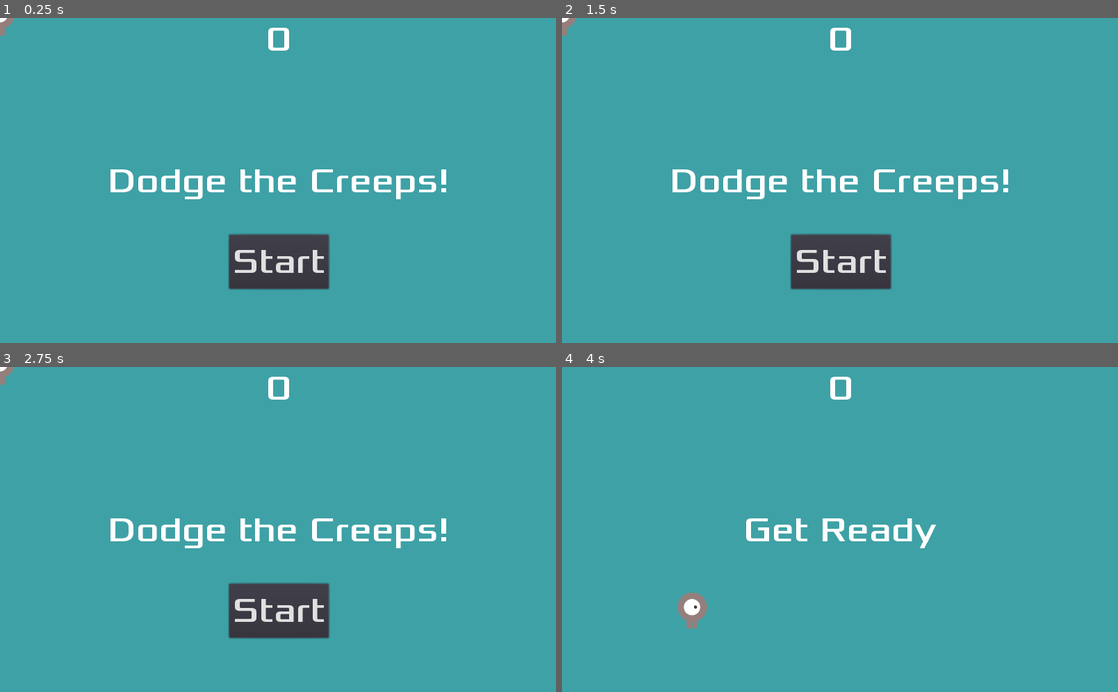
Above: before the commit, frames 1-4 (two rows, left to right).
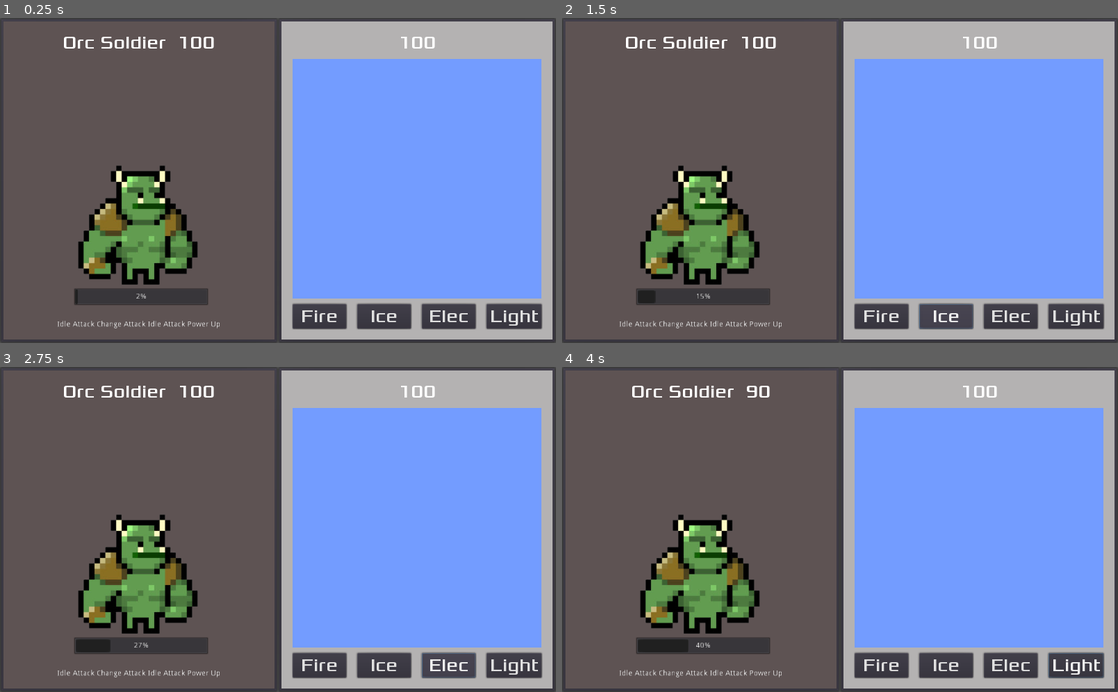
Above: after the commit, the same moments.

Repository: AndrewWilkinson88/LudumDare51
Game: Godot game, scene res://BattleScene.tscn
Two runs of this game, one before a commit and one after it. Both use one fixed random seed, a clock stepped at 60 frames per second and the inputs below. Before the commit the project starts from res://Main.tscn.
Inputs (mouse positions are in pixels of both pictures, inside the frame that each line leads up to):
- Up to frame 1 (0.25 s): no input
- Up to frame 2 (1.5 s): click (878, 317) at 0.5 s, where only the run after the commit has a clickable "Fire"; click (945, 317) at 1.25 s, where only the run after the commit has a clickable "Ice"
- Up to frame 3 (2.75 s): click (450, 666) at 2 s, where only the run after the commit has a clickable "Elec"
- Up to frame 4 (4 s): click (1073, 666) at 2.75 s, where only the run after the commit has a clickable "Light"; click (840, 610) at 3.5 s, where only the run before the commit has a clickable "Start"

The runs differ from the first frame. In frame 1, 100% of the frame differs, in the area x 0-100%, y 0-100%; in frame 2, 100%; in frame 3, 100%; in frame 4, 100%.

Commit message:
Added My Encounter Scene and Monster

Diff:
--- /dev/null
+++ b/BattleScene.gd
@@ -0,0 +1,82 @@
+extends Node
+export (PackedScene) var monster_scene
+enum action_type {ACTION_ATTACK, ACTION_IDLE, ACTION_POWERUP, ACTION_CHANGE_ATTACK, ACTION_CHANGE_WEAKNESS}
+enum attack_type {ATTACK_FIRE, ATTACK_AIR, ATTACK_ICE, ATTACK_PHYSICAL}
+enum weakness_type {WEAKNESS_FIRE, WEAKNESS_AIR, WEAKNESS_ICE, WEAKNESS_LIGHT}
+
+var player_health
+var current_monster: Sprite
+var sprite_container
+var player_health_text
+var monster_health_text
+var monster_actions
+var monster_init
+
+signal player_attack
+
+# Called when the node enters the scene tree for the first time.
+func _ready():
+	player_health = 100
+	sprite_container = $PanelContainer/MarginContainer/GridContainer/SpriteContainer
+	monster_health_text = $PanelContainer/MarginContainer/GridContainer/MonsterName/MonsterHealth
+	player_health_text = $PlayerSide/PlayerMargins/PlayerLayout/PlayerHealth
+	monster_actions = $PanelContainer/MarginContainer/GridContainer/MonsterActions
+	current_monster = monster_scene.instance()
+
+	sprite_container.add_child(current_monster)
+	var sprite_rect = sprite_container.get_rect()
+	current_monster.position.x = sprite_container.rect_position.x + sprite_rect.size.x / 2
+	current_monster.position.y = sprite_container.rect_position.y + sprite_rect.size.y / 2
+	self.connect("player_attack", current_monster, "take_damage")
+	current_monster.connect("monster_attack", self, "player_take_damage")
+	current_monster.connect("monster_queue_change", self, "update_monster_queue")
+	current_monster.init_monster()
+	pass # Replace with function body.
+
+func _process(delta):
+	monster_health_text.text = str(current_monster.remaining_health)
+	player_health_text.text = str(player_health)
+	pass
+
+func player_take_damage(damage):
+	player_health -= damage
+	pass
+
+func update_monster_queue(action_queue):
+	for n in monster_actions.get_children():
+		monster_actions.remove_child(n)
+		n.queue_free()
+
+	for x in action_queue:
+		var label = Label.new()
+		label.align = Label.ALIGN_CENTER
+		label.align = Label.VALIGN_BOTTOM
+		match(x):
+			action_type.ACTION_IDLE:
+				label.text = "Idle"
+			action_type.ACTION_ATTACK:
+				label.text = "Attack"
+			action_type.ACTION_CHANGE_WEAKNESS:
+				label.text = "Change Defense"
+			action_type.ACTION_CHANGE_ATTACK:
+				label.text = "Change Attack"
+			action_type.ACTION_POWERUP:
+				label.text = "Power Up"
+		monster_actions.add_child(label)
+	pass
+
+func _on_fire_complete():
+	emit_signal("player_attack", attack_type.ATTACK_FIRE, 10)
+	pass
+
+func _on_ice_complete():
+	emit_signal("player_attack", attack_type.ATTACK_ICE, 10)
+	pass
+
+func _on_air_complete():
+	emit_signal("player_attack", attack_type.ATTACK_AIR, 10)
+	pass
+
+func _on_light_complete():
+	emit_signal("player_attack", attack_type.ATTACK_PHYSICAL, 10)
+	pass
--- /dev/null
+++ b/BattleScene.tscn
@@ -0,0 +1,172 @@
+[gd_scene load_steps=5 format=2]
+
+[ext_resource path="res://fonts/Xolonium-Regular.ttf" type="DynamicFontData" id=1]
+[ext_resource path="res://Monster.tscn" type="PackedScene" id=2]
+[ext_resource path="res://BattleScene.gd" type="Script" id=3]
+
+[sub_resource type="DynamicFont" id=1]
+size = 32
+font_data = ExtResource( 1 )
+
+[node name="BattleScene" type="Node"]
+script = ExtResource( 3 )
+monster_scene = ExtResource( 2 )
+
+[node name="PlayerSide" type="PanelContainer" parent="."]
+anchor_left = 1.0
+anchor_right = 1.0
+anchor_bottom = 1.0
+margin_left = -512.0
+
+[node name="PlayerBG" type="ColorRect" parent="PlayerSide"]
+margin_left = 7.0
+margin_top = 7.0
+margin_right = 505.0
+margin_bottom = 593.0
+color = Color( 0.705882, 0.698039, 0.698039, 1 )
+
+[node name="PlayerMargins" type="MarginContainer" parent="PlayerSide"]
+margin_left = 7.0
+margin_top = 7.0
+margin_right = 505.0
+margin_bottom = 593.0
+custom_constants/margin_right = 20
+custom_constants/margin_top = 20
+custom_constants/margin_left = 20
+custom_constants/margin_bottom = 20
+
+[node name="PlayerLayout" type="GridContainer" parent="PlayerSide/PlayerMargins"]
+margin_left = 20.0
+margin_top = 20.0
+margin_right = 478.0
+margin_bottom = 566.0
+custom_constants/vseparation = 10
+custom_constants/hseparation = 10
+
+[node name="PlayerHealth" type="Label" parent="PlayerSide/PlayerMargins/PlayerLayout"]
+margin_right = 458.0
+margin_bottom = 39.0
+custom_fonts/font = SubResource( 1 )
+text = "100"
+align = 1
+valign = 1
+
+[node name="PicrossContainer" type="ColorRect" parent="PlayerSide/PlayerMargins/PlayerLayout"]
+margin_top = 49.0
+margin_right = 458.0
+margin_bottom = 491.0
+size_flags_vertical = 3
+color = Color( 0.45098, 0.611765, 1, 1 )
+
+[node name="Card Container" type="HBoxContainer" parent="PlayerSide/PlayerMargins/PlayerLayout"]
+margin_top = 501.0
+margin_right = 458.0
+margin_bottom = 546.0
+size_flags_horizontal = 3
+custom_constants/separation = 20
+alignment = 1
+__meta__ = {
+"_edit_group_": true
+}
+
+[node name="FireButton" type="Button" parent="PlayerSide/PlayerMargins/PlayerLayout/Card Container"]
+margin_right = 99.0
+margin_bottom = 45.0
+size_flags_horizontal = 3
+custom_fonts/font = SubResource( 1 )
+text = "Fire"
+
+[node name="IceButton" type="Button" parent="PlayerSide/PlayerMargins/PlayerLayout/Card Container"]
+margin_left = 119.0
+margin_right = 219.0
+margin_bottom = 45.0
+size_flags_horizontal = 3
+custom_fonts/font = SubResource( 1 )
+text = "Ice"
+
+[node name="AirButton" type="Button" parent="PlayerSide/PlayerMargins/PlayerLayout/Card Container"]
+margin_left = 239.0
+margin_right = 338.0
+margin_bottom = 45.0
+size_flags_horizontal = 3
+custom_fonts/font = SubResource( 1 )
+text = "Elec"
+
+[node name="LightButton" type="Button" parent="PlayerSide/PlayerMargins/PlayerLayout/Card Container"]
+margin_left = 358.0
+margin_right = 458.0
+margin_bottom = 45.0
+size_flags_horizontal = 3
+custom_fonts/font = SubResource( 1 )
+text = "Light"
+
+[node name="PanelContainer" type="PanelContainer" parent="."]
+anchor_bottom = 1.0
+margin_right = 512.0
+
+[node name="MonsterBG" type="ColorRect" parent="PanelContainer"]
+margin_left = 7.0
+margin_top = 7.0
+margin_right = 505.0
+margin_bottom = 593.0
+color = Color( 0.368627, 0.32549, 0.32549, 1 )
+
+[node name="MarginContainer" type="MarginContainer" parent="PanelContainer"]
+margin_left = 7.0
+margin_top = 7.0
+margin_right = 505.0
+margin_bottom = 593.0
+custom_constants/margin_right = 20
+custom_constants/margin_top = 20
+custom_constants/margin_left = 20
+custom_constants/margin_bottom = 20
+
+[node name="GridContainer" type="GridContainer" parent="PanelContainer/MarginContainer"]
+margin_left = 20.0
+margin_top = 20.0
+margin_right = 478.0
+margin_bottom = 566.0
+custom_constants/vseparation = 20
+custom_constants/hseparation = 20
+
+[node name="MonsterName" type="HBoxContainer" parent="PanelContainer/MarginContainer/GridContainer"]
+margin_right = 458.0
+margin_bottom = 39.0
+size_flags_horizontal = 3
+custom_constants/separation = 20
+alignment = 1
+
+[node name="MonsterName" type="Label" parent="PanelContainer/MarginContainer/GridContainer/MonsterName"]
+margin_left = 93.0
+margin_right = 275.0
+margin_bottom = 39.0
+custom_fonts/font = SubResource( 1 )
+text = "Orc Soldier"
+
+[node name="MonsterHealth" type="Label" parent="PanelContainer/MarginContainer/GridContainer/MonsterName"]
+margin_left = 295.0
+margin_right = 364.0
+margin_bottom = 39.0
+custom_fonts/font = SubResource( 1 )
+text = "100"
+
+[node name="SpriteContainer" type="CenterContainer" parent="PanelContainer/MarginContainer/GridContainer"]
+margin_top = 59.0
+margin_right = 458.0
+margin_bottom = 526.0
+size_flags_horizontal = 3
+size_flags_vertical = 3
+
+[node name="MonsterActions" type="HBoxContainer" parent="PanelContainer/MarginContainer/GridContainer"]
+margin_top = 546.0
+margin_right = 458.0
+margin_bottom = 546.0
+alignment = 1
+__meta__ = {
+"_edit_group_": true
+}
+
+[connection signal="pressed" from="PlayerSide/PlayerMargins/PlayerLayout/Card Container/FireButton" to="." method="_on_fire_complete"]
+[connection signal="pressed" from="PlayerSide/PlayerMargins/PlayerLayout/Card Container/IceButton" to="." method="_on_ice_complete"]
+[connection signal="pressed" from="PlayerSide/PlayerMargins/PlayerLayout/Card Container/AirButton" to="." method="_on_air_complete"]
+[connection signal="pressed" from="PlayerSide/PlayerMargins/PlayerLayout/Card Container/LightButton" to="." method="_on_light_complete"]
--- a/HUD.tscn
+++ b/Example Project/HUD.tscn
@@ -1,6 +1,6 @@
 [gd_scene load_steps=6 format=2]
 
-[ext_resource path="res://HUD.gd" type="Script" id=1]
+[ext_resource path="res://Example Project/HUD.gd" type="Script" id=1]
 [ext_resource path="res://fonts/Xolonium-Regular.ttf" type="DynamicFontData" id=2]
 
 [sub_resource type="DynamicFont" id=1]
--- a/Main.tscn
+++ b/Example Project/Main.tscn
@@ -1,9 +1,9 @@
 [gd_scene load_steps=8 format=2]
 
-[ext_resource path="res://Player.tscn" type="PackedScene" id=1]
-[ext_resource path="res://Main.gd" type="Script" id=2]
-[ext_resource path="res://Mob.tscn" type="PackedScene" id=3]
-[ext_resource path="res://HUD.tscn" type="PackedScene" id=4]
+[ext_resource path="res://Example Project/Player.tscn" type="PackedScene" id=1]
+[ext_resource path="res://Example Project/Main.gd" type="Script" id=2]
+[ext_resource path="res://Example Project/Mob.tscn" type="PackedScene" id=3]
+[ext_resource path="res://Example Project/HUD.tscn" type="PackedScene" id=4]
 [ext_resource path="res://art/House In a Forest Loop.ogg" type="AudioStream" id=5]
 [ext_resource path="res://art/gameover.wav" type="AudioStream" id=6]
 
--- a/Mob.tscn
+++ b/Example Project/Mob.tscn
@@ -6,7 +6,7 @@
 [ext_resource path="res://art/enemyFlyingAlt_1.png" type="Texture" id=4]
 [ext_resource path="res://art/enemySwimming_2.png" type="Texture" id=5]
 [ext_resource path="res://art/enemyWalking_1.png" type="Texture" id=6]
-[ext_resource path="res://Mob.gd" type="Script" id=7]
+[ext_resource path="res://Example Project/Mob.gd" type="Script" id=7]
 
 [sub_resource type="SpriteFrames" id=1]
 animations = [ {
--- a/Player.tscn
+++ b/Example Project/Player.tscn
@@ -4,7 +4,7 @@
 [ext_resource path="res://art/playerGrey_walk1.png" type="Texture" id=2]
 [ext_resource path="res://art/playerGrey_up1.png" type="Texture" id=3]
 [ext_resource path="res://art/playerGrey_up2.png" type="Texture" id=4]
-[ext_resource path="res://Player.gd" type="Script" id=5]
+[ext_resource path="res://Example Project/Player.gd" type="Script" id=5]
 
 [sub_resource type="SpriteFrames" id=1]
 animations = [ {
--- /dev/null
+++ b/Monster.gd
@@ -0,0 +1,93 @@
+extends Sprite
+signal monster_attack
+signal monster_spawn
+signal monster_queue_change
+
+enum action_type {ACTION_ATTACK, ACTION_IDLE, ACTION_POWERUP, ACTION_CHANGE_ATTACK, ACTION_CHANGE_WEAKNESS}
+enum attack_type {ATTACK_FIRE, ATTACK_AIR, ATTACK_ICE, ATTACK_PHYSICAL}
+enum weakness_type {WEAKNESS_FIRE, WEAKNESS_AIR, WEAKNESS_ICE, WEAKNESS_LIGHT}
+
+var action_queue = []
+
+var remaining_health
+var current_action
+var action_counter
+var current_attack_type
+var current_attack_damage
+var current_weakness_type
+
+# Called when the node enters the scene tree for the first time.
+func _ready():
+	remaining_health = 100
+	current_attack_damage = 5
+	action_counter = 0
+	current_action = action_type.ACTION_IDLE
+	current_attack_type = attack_type.ATTACK_PHYSICAL
+	current_weakness_type = weakness_type.WEAKNESS_LIGHT
+	pass # Replace with function body.
+
+func init_monster():
+	$MonsterActionTimer.start()
+	action_queue.push_back(action_type.ACTION_IDLE)
+	action_queue.push_back(action_type.ACTION_ATTACK)
+	action_queue.push_back(action_type.ACTION_CHANGE_ATTACK)
+	action_queue.push_back(action_type.ACTION_IDLE)
+	action_queue.push_back(action_type.ACTION_ATTACK)
+	action_queue.push_back(action_type.ACTION_POWERUP)
+	emit_signal("monster_queue_change", action_queue)
+	pass
+
+func _process(delta):
+	$ProgressBar.value = 10 - $MonsterActionTimer.time_left
+	pass
+
+func add_next_action(next_action):
+	if( action_counter % 6 == 0 ):
+		action_queue.push_back(action_type.ACTION_POWERUP)
+		pass
+	action_queue.push_back(next_action)
+	emit_signal("monster_queue_change", action_queue)
+	pass
+
+func take_damage(type, amount):
+	if( type == current_weakness_type):
+		remaining_health -= amount
+	pass
+
+func take_monster_action():
+	action_counter += 1
+	current_action = action_queue.pop_front()
+	match( current_action ):
+		action_type.ACTION_IDLE:
+			var next = randi() % 4
+			if( next <= 2 ):
+				add_next_action(action_type.ACTION_ATTACK)
+			elif( next == 3):
+				add_next_action(action_type.ACTION_CHANGE_WEAKNESS)
+			pass
+		action_type.ACTION_ATTACK:
+			var next = randi() % 4
+			if( next <= 2 ):
+				add_next_action(action_type.ACTION_IDLE)
+			elif( next == 3):
+				add_next_action(action_type.ACTION_CHANGE_ATTACK)
+			emit_signal("monster_attack", current_attack_damage)
+			pass
+		action_type.ACTION_CHANGE_WEAKNESS:
+			var next = randi() % 2
+			if( next == 0 ):
+				add_next_action(action_type.ACTION_IDLE)
+			elif( next == 1):
+				add_next_action(action_type.ACTION_CHANGE_ATTACK)
+			pass
+		action_type.ACTION_CHANGE_ATTACK:
+			var next = randi() % 2
+			if( next == 0 ):
+				add_next_action(action_type.ACTION_IDLE)
+			elif( next == 1):
+				add_next_action(action_type.ACTION_ATTACK)
+			pass
+		action_type.ACTION_POWERUP:
+			current_attack_damage += 5
+			pass
+	pass # Replace with function body.
--- /dev/null
+++ b/Monster.tscn
@@ -0,0 +1,20 @@
+[gd_scene load_steps=3 format=2]
+
+[ext_resource path="res://art/Orc.png" type="Texture" id=1]
+[ext_resource path="res://Monster.gd" type="Script" id=2]
+
+[node name="Monster" type="Sprite"]
+texture = ExtResource( 1 )
+script = ExtResource( 2 )
+
+[node name="ProgressBar" type="ProgressBar" parent="."]
+margin_left = -120.0
+margin_top = 120.0
+margin_right = 128.0
+margin_bottom = 152.0
+max_value = 10.0
+
+[node name="MonsterActionTimer" type="Timer" parent="."]
+wait_time = 10.0
+
+[connection signal="timeout" from="MonsterActionTimer" to="." method="take_monster_action"]
--- a/project.godot
+++ b/project.godot
@@ -11,7 +11,7 @@
 [application]
 
 config/name="LudumDare51"
-run/main_scene="res://Main.tscn"
+run/main_scene="res://BattleScene.tscn"
 config/icon="res://icon.png"
 
 [display]
Renamed: HUD.gd -> Example Project/HUD.gd
Renamed: Main.gd -> Example Project/Main.gd
Renamed: Mob.gd -> Example Project/Mob.gd
Renamed: Player.gd -> Example Project/Player.gd
Binary file added: art/Orc.png
Not shown, added: art/Orc.png.import
